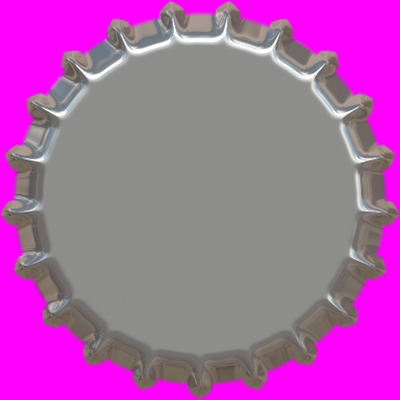
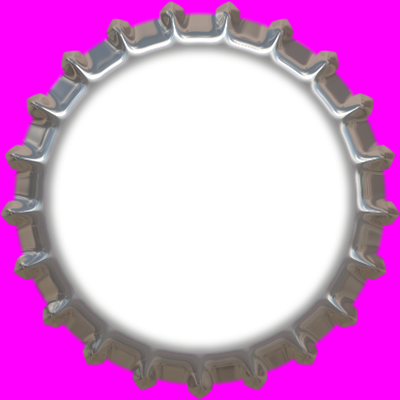
The second (400, 400) image is a revision of the first. Changes to its layers:
painted on "Grey, Light" over (43, 41, 358, 356)
